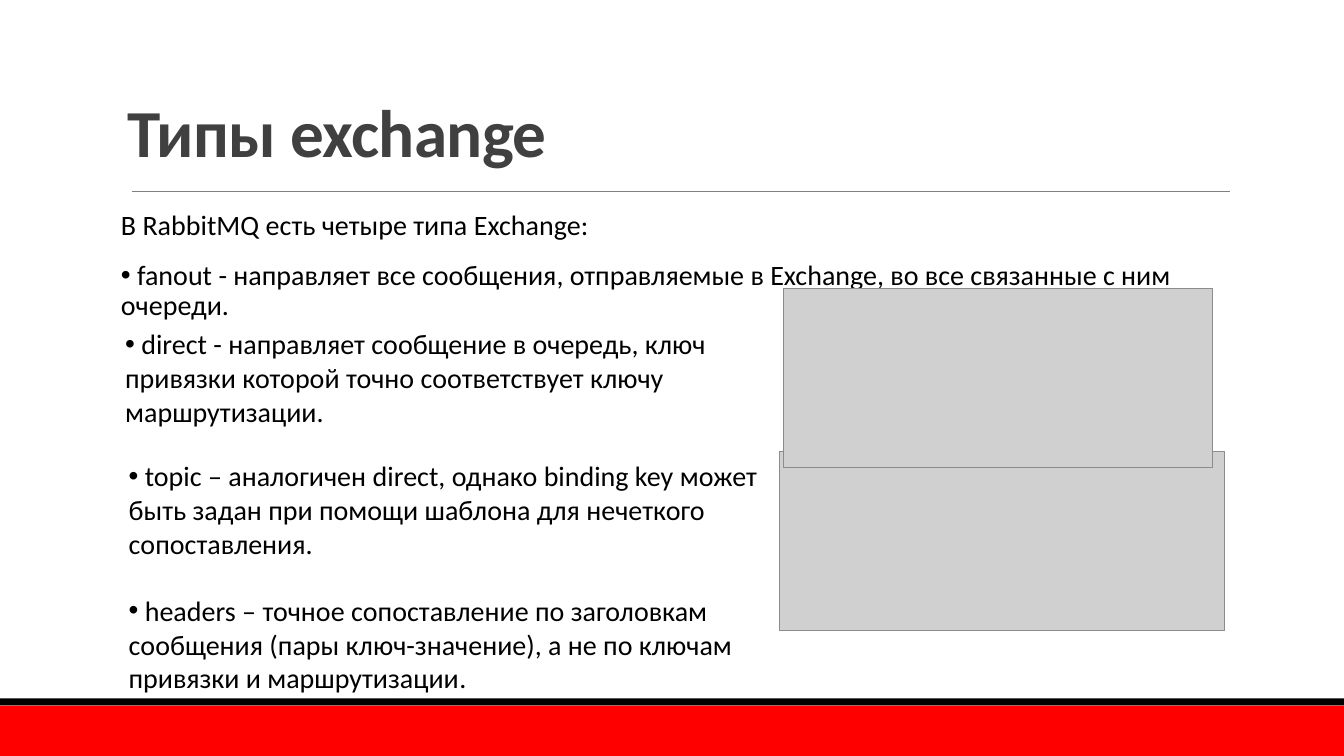
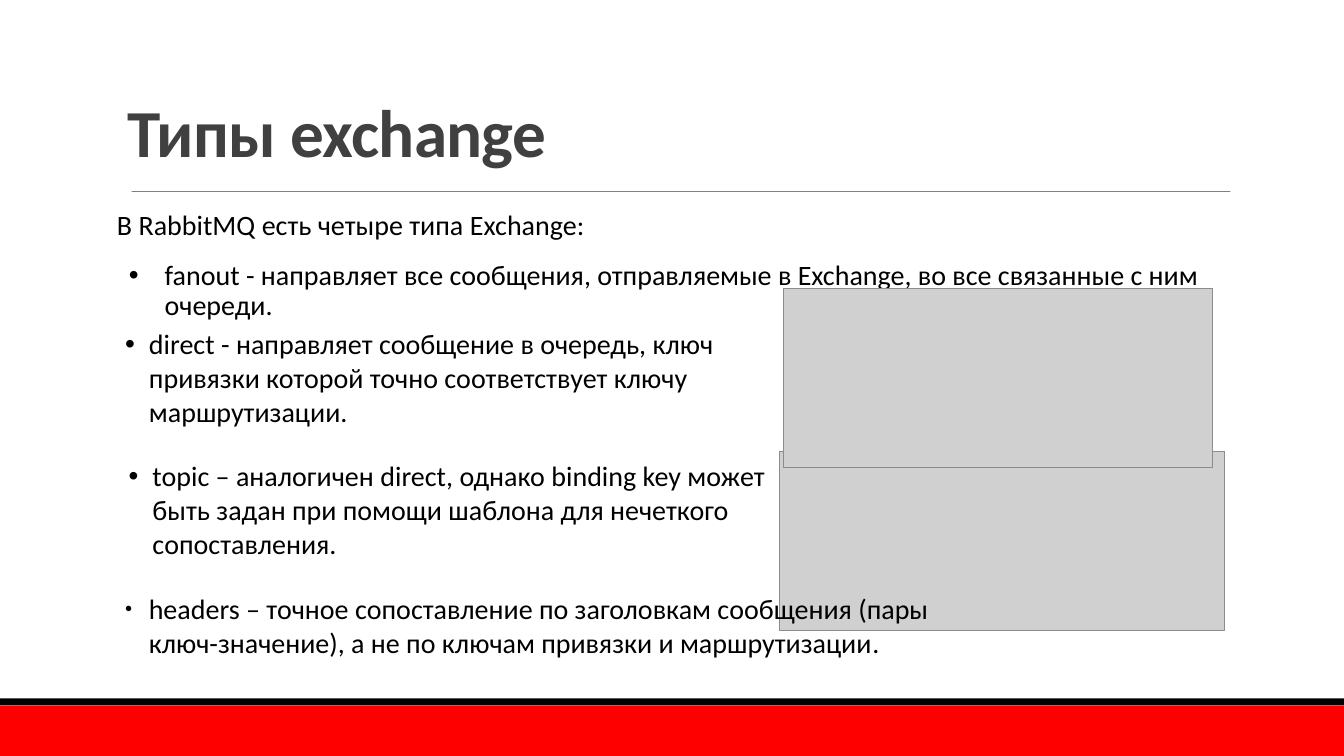
Before and after one commit to TurCons/DisconfRabbitMq, a slide deck: slide 12 of presentation/RabbitMQ.pptx (slide 11 before the commit). Drawn at 1344x756 pixels with LibreOffice and Linux fonts; fonts in the diff are those of the drawing; grey boxes stand for pictures; background and template pictures are left out. Boxes give left, top, right and bottom in pixels: in the first picture for what was removed or moved away, otherwise in the second. Text is boxed around its words. In the diff, an @@ line names an element or a change of style, - is before the commit and + after.

```diff
--- a/presentation/RabbitMQ.pptx
+++ b/presentation/RabbitMQ.pptx
@@ indent changed in 3 elements at box(149, 334, 714, 427), box(117, 215, 1198, 320), box(152, 466, 764, 555) @@
@@ text added at box(149, 596, 928, 658), 20 pt, text #000000 @@
+● headers – точное сопоставление по заголовкам сообщения (пары ключ-значение), а не по ключам привязки и маршрутизации.
@@ text at box(129, 601, 732, 693): paragraph removed @@
-• headers – точное сопоставление по заголовкам сообщения (пары ключ-значение), а не по ключам привязки и маршрутизации.
```
Also in this commit, not shown: 8 other slides changed, 1 slide added, 6 other files.
